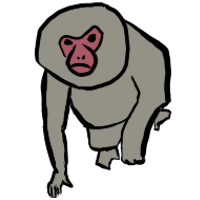
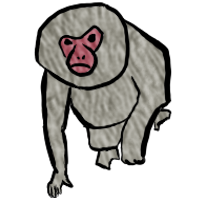
Revision of a layered 200x200 image; what changed, layer by layer:
added layer "Paint Layer 3" (soft light) above "Paint Layer 1" over [35, 5, 170, 196]
